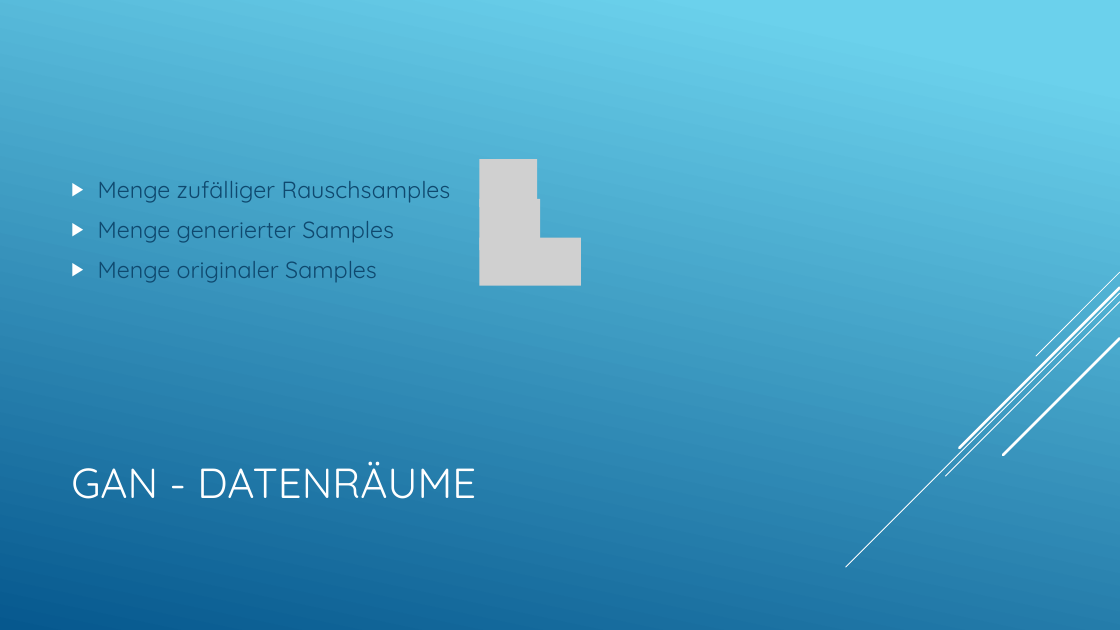
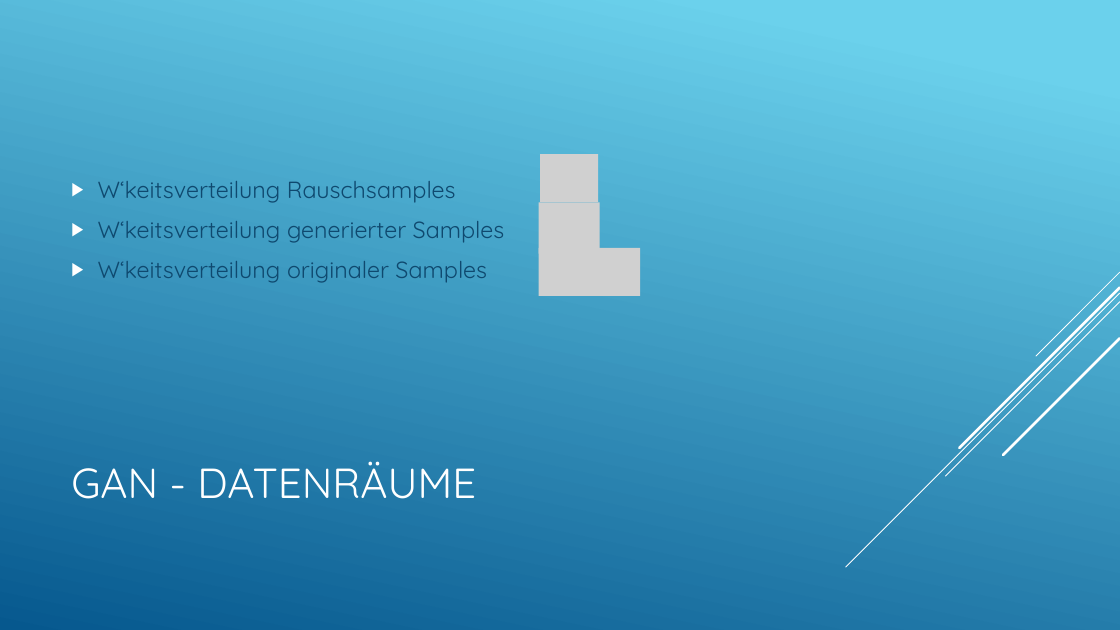
Before and after one commit to LucaRitz/informatik_seminar_gan, a slide deck: slide 4 of GAN.pptx. Drawn at 1120x630 pixels with LibreOffice and Linux fonts; fonts in the diff are those of the drawing; grey boxes stand for pictures. Boxes give left, top, right and bottom in pixels: in the first picture for what was removed or moved away, otherwise in the second. Text is boxed around its words. In the diff, an @@ line names an element or a change of style, - is before the commit and + after.

```diff
--- a/GAN.pptx
+++ b/GAN.pptx
@@ picture removed at bbox=[480, 159, 538, 207] @@
@@ picture added at bbox=[540, 155, 598, 202] @@
@@ text at bbox=[98, 181, 505, 283]: text changed @@
-▶ Menge zufälliger Rauschsamples
-▶ Menge generierter Samples
-▶ Menge originaler Samples
+▶ W‘keitsverteilung Rauschsamples
+▶ W‘keitsverteilung generierter Samples
+▶ W‘keitsverteilung originaler Samples
@@ picture removed at bbox=[480, 199, 540, 250] @@
@@ picture added at bbox=[539, 202, 599, 254] @@
@@ picture removed at bbox=[480, 238, 581, 286] @@
@@ picture added at bbox=[539, 248, 640, 296] @@
```
Also in this commit, not shown: 2 other slides changed, 3 other files.
